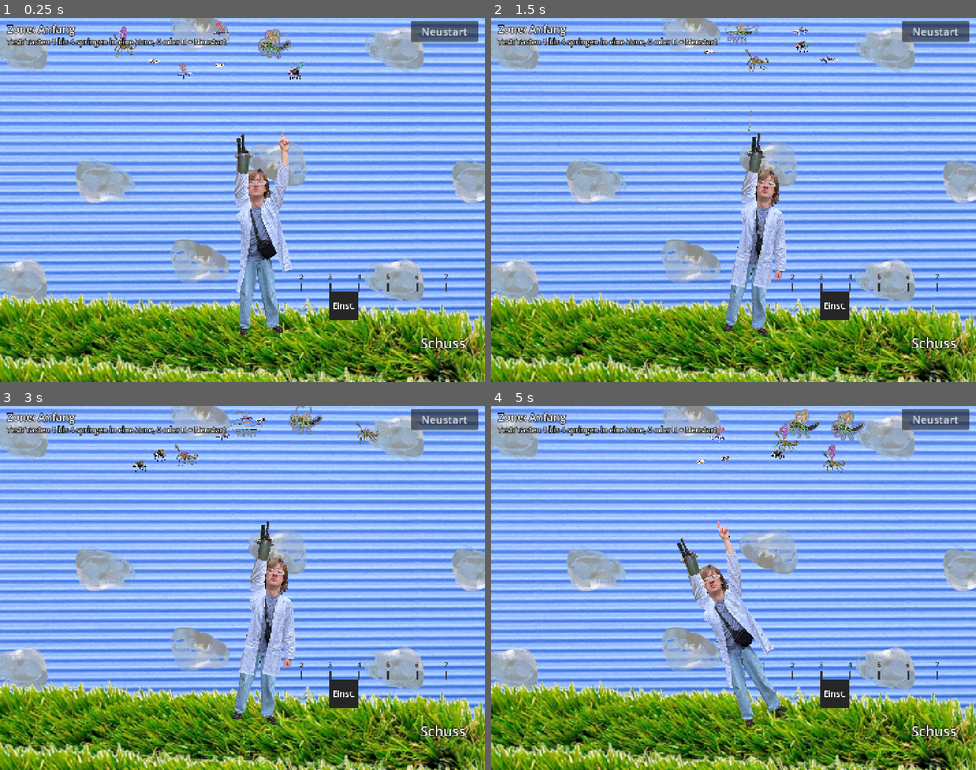
Above: before the commit, frames 1-4 (two rows, left to right).
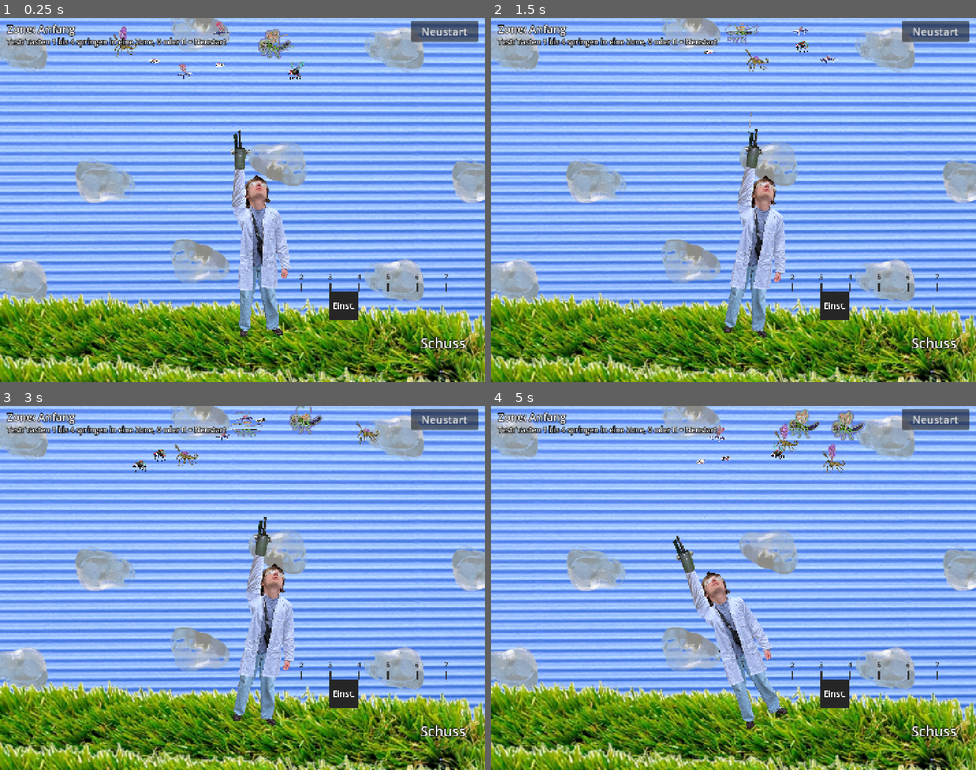
Above: after the commit, the same moments.

Repository: Philipp-Mallmann/fliegen-sind-aliens
Game: Godot game, scene res://szenen/spiel.tscn
Two runs of this game, one before a commit and one after it. Both use one fixed random seed, a clock stepped at 60 frames per second and the inputs below.
Inputs (mouse positions are in pixels of both pictures, inside the frame that each line leads up to):
- Up to frame 1 (0.25 s): no input
- Up to frame 2 (1.5 s): click "Neustart" at 0.5 s; tap Enter at 1.25 s; move the mouse to (840, 181) at 1.27 s; hold D (rechts) from 1.28 s (still down); tap R (neustart) at 1.35 s; click (840, 181) at 1.42 s
- Up to frame 3 (3 s): release D (rechts) at 2 s; drag from (145, 606) to (218, 660) at 2.02 s; move the mouse to (291, 507) at 2.77 s; hold D (rechts) from 2.78 s (still down); tap 0 at 2.85 s
- Up to frame 4 (5 s): release D (rechts) at 3.5 s; drag from (709, 660) to (588, 533) at 3.52 s; move the mouse to (879, 642) at 4.27 s; hold A (links) from 4.28 s (still down); tap R (neustart) at 4.35 s

The runs differ from the first frame. In frame 1, 2.8% of the frame differs, in the area x 47-63%, y 30-88%; in frame 2, 1.8%; in frame 3, 1.8%; in frame 4, 2.8%.

Commit message:
Warten nach 3 Sekunden ohne Eingabe, Koepfe aus Philipps Auswahl, Schulter geht in die Knie mit
Co-Authored-By: Claude Opus 5.5 <noreply@anthropic.com>

Diff:
--- /dev/null
+++ b/skripte/warten.gd
@@ -0,0 +1,56 @@
+extends Node
+
+# Tut der Spieler eine Weile nichts, wechselt der Forscher am Boden in die Warte-Animation.
+# Bewegt er die Maus, drueckt eine Taste oder tippt, steht der Forscher sofort wieder normal.
+
+# Der Koerper und der Kopf des Forschers. Beide spielen immer dieselbe Animation.
+@export var koerper: AnimatedSprite2D
+@export var gesicht: AnimatedSprite2D
+# Die Schulter mit dem Arm und der Kanone. Sie geht beim In-die-Knie-Gehen mit nach unten.
+@export var schulter: Node2D
+# Nach so vielen Sekunden ohne Eingabe beginnt das Warten.
+@export var wartezeit: float = 3.0
+# So viele Pixel tiefer liegt die Schulter im ersten Warte-Bild (in den Knien).
+@export var knie_tiefe: float = 231.9
+
+# Wie viele Sekunden schon keine Eingabe kam.
+var ruhig: float = 0.0
+# Wo die Schulter beim Stehen ist (y).
+var schulter_y: float = 0.0
+
+
+func _ready() -> void:
+	schulter_y = schulter.position.y
+	koerper.frame_changed.connect(schulter_setzen)
+
+
+func _process(delta: float) -> void:
+	# Nur am Boden vor dem ersten Fang. Danach haengt die Figur unter der Kanone und soll nicht warten.
+	if not get_parent().aktiv:
+		if koerper.animation != "stehen":
+			zeigen("stehen")
+		return
+	ruhig += delta
+	if ruhig >= wartezeit and koerper.animation != "warten":
+		zeigen("warten")
+
+
+# Godot ruft _input bei jeder Eingabe: Maus bewegt oder geklickt, Taste, Finger auf dem Bildschirm.
+func _input(_ereignis: InputEvent) -> void:
+	ruhig = 0.0
+	if koerper.animation != "stehen":
+		zeigen("stehen")
+
+
+func zeigen(animation: String) -> void:
+	koerper.play(animation)
+	gesicht.play(animation)
+	schulter_setzen()
+
+
+# Wird bei jedem Bildwechsel des Koerpers gerufen.
+func schulter_setzen() -> void:
+	if koerper.animation == "warten" and koerper.frame == 0:
+		schulter.position.y = schulter_y + knie_tiefe
+	else:
+		schulter.position.y = schulter_y
--- a/szenen/spiel.tscn
+++ b/szenen/spiel.tscn
@@ -44,6 +44,7 @@
 [ext_resource type="Texture2D" uid="uid://xjc3c4vfsqpk" path="res://assets/kanone/kanone-tonne.png" id="45_tonne"]
 [ext_resource type="Texture2D" uid="uid://dynmlffdcvspd" path="res://assets/forscher/aufstehen/aufprall.png" id="a1"]
 [ext_resource type="Texture2D" uid="uid://bbujjob3730uw" path="res://assets/forscher/aufstehen/kniend.png" id="a2"]
+[ext_resource type="PackedScene" path="res://szenen/forscher_arm.tscn" id="arm_foto"]
 [ext_resource type="Texture2D" uid="uid://kcreoknpmlx8" path="res://assets/kanone/drahtrolle-anim/drahtrolle-01.png" id="d1"]
 [ext_resource type="Texture2D" uid="uid://cvk6a0n448oky" path="res://assets/kanone/drahtrolle-anim/drahtrolle-02.png" id="d2"]
 [ext_resource type="Texture2D" uid="uid://c1rdl5r2aj2hl" path="res://assets/kanone/drahtrolle-anim/drahtrolle-03.png" id="d3"]
@@ -74,14 +75,18 @@
 [ext_resource type="Texture2D" uid="uid://cvniqq2dlygu1" path="res://assets/hintergrund/riffel/riffel-6-indigo.png" id="p06"]
 [ext_resource type="Texture2D" uid="uid://cjotxxjwgfwxf" path="res://assets/hintergrund/riffel/riffel-7-nachtblau.png" id="p07"]
 [ext_resource type="Texture2D" uid="uid://b51qj80smql6e" path="res://assets/hintergrund/riffel/riffel-8-fast-schwarz.png" id="p08"]
+[ext_resource type="Script" uid="uid://daqucobhg7atx" path="res://skripte/punktanzeige.gd" id="punkt_skript"]
+[ext_resource type="Texture2D" uid="uid://vich0dp2gwq1" path="res://assets/forscher/stehen/stehen-koerper-1.png" id="st_koerper1"]
+[ext_resource type="Texture2D" uid="uid://b5gee2pb4unov" path="res://assets/forscher/stehen/stehen-koerper-2.png" id="st_koerper2"]
+[ext_resource type="Texture2D" uid="uid://q60aw86xs1u" path="res://assets/forscher/stehen/stehen-kopf-1.png" id="st_kopf1"]
+[ext_resource type="Texture2D" uid="uid://b30ytlpue5ym6" path="res://assets/forscher/stehen/stehen-kopf-2.png" id="st_kopf2"]
 [ext_resource type="PackedScene" path="res://szenen/wolke_bewegt.tscn" id="w4"]
-[ext_resource type="PackedScene" path="res://szenen/forscher_arm.tscn" id="arm_foto"]
-[ext_resource type="Texture2D" path="res://assets/forscher/stehen/stehen-koerper-1.png" id="st_koerper1"]
-[ext_resource type="Texture2D" path="res://assets/forscher/stehen/stehen-koerper-2.png" id="st_koerper2"]
-[ext_resource type="Texture2D" path="res://assets/forscher/stehen/stehen-kopf-1.png" id="st_kopf1"]
-[ext_resource type="Texture2D" path="res://assets/forscher/stehen/stehen-kopf-2.png" id="st_kopf2"]
-[ext_resource type="Script" path="res://skripte/punktanzeige.gd" id="punkt_skript"]
 [ext_resource type="PackedScene" path="res://szenen/zahl.tscn" id="zahl_szene"]
+[ext_resource type="Texture2D" path="res://assets/forscher/stehen/warten-koerper-1.png" id="wa_koerper1"]
+[ext_resource type="Texture2D" path="res://assets/forscher/stehen/warten-koerper-2.png" id="wa_koerper2"]
+[ext_resource type="Texture2D" path="res://assets/forscher/stehen/warten-kopf-1.png" id="wa_kopf1"]
+[ext_resource type="Texture2D" path="res://assets/forscher/stehen/warten-kopf-2.png" id="wa_kopf2"]
+[ext_resource type="Script" path="res://skripte/warten.gd" id="warten_skript"]
 
 [sub_resource type="SpriteFrames" id="SpriteFrames_feuer"]
 animations = [{
@@ -150,13 +155,13 @@
 [sub_resource type="SpriteFrames" id="SpriteFrames_aufstehen"]
 animations = [{
 "frames": [{
-"duration": 2.0,
+"duration": 3.0,
 "texture": ExtResource("a1")
 }, {
 "duration": 1.0,
 "texture": ExtResource("a2")
 }],
-"loop": 0,
+"loop": 1,
 "name": &"aufstehen",
 "speed": 6.0
 }, {
@@ -184,6 +189,56 @@
 "speed": 12.0
 }]
 
+[sub_resource type="SpriteFrames" id="SpriteFrames_kopf"]
+animations = [{
+"frames": [{
+"duration": 2.0,
+"texture": ExtResource("st_kopf1")
+}, {
+"duration": 1.0,
+"texture": ExtResource("st_kopf2")
+}],
+"loop": true,
+"name": &"stehen",
+"speed": 3.0
+}, {
+"frames": [{
+"duration": 2.0,
+"texture": ExtResource("wa_kopf1")
+}, {
+"duration": 1.0,
+"texture": ExtResource("wa_kopf2")
+}],
+"loop": true,
+"name": &"warten",
+"speed": 3.0
+}]
+
+[sub_resource type="SpriteFrames" id="SpriteFrames_koerper"]
+animations = [{
+"frames": [{
+"duration": 2.0,
+"texture": ExtResource("st_koerper1")
+}, {
+"duration": 1.0,
+"texture": ExtResource("st_koerper2")
+}],
+"loop": true,
+"name": &"stehen",
+"speed": 3.0
+}, {
+"frames": [{
+"duration": 2.0,
+"texture": ExtResource("wa_koerper1")
+}, {
+"duration": 1.0,
+"texture": ExtResource("wa_koerper2")
+}],
+"loop": true,
+"name": &"warten",
+"speed": 3.0
+}]
+
 [sub_resource type="Gradient" id="Gradient_taste"]
 colors = PackedColorArray(1, 1, 1, 0.35, 1, 1, 1, 0.35)
 
@@ -191,34 +246,6 @@
 gradient = SubResource("Gradient_taste")
 width = 200
 height = 200
-
-[sub_resource type="SpriteFrames" id="SpriteFrames_koerper"]
-animations = [{
-"frames": [{
-"duration": 1.0,
-"texture": ExtResource("st_koerper1")
-}, {
-"duration": 1.0,
-"texture": ExtResource("st_koerper2")
-}],
-"loop": true,
-"name": &"stehen",
-"speed": 6.0
-}]
-
-[sub_resource type="SpriteFrames" id="SpriteFrames_kopf"]
-animations = [{
-"frames": [{
-"duration": 1.0,
-"texture": ExtResource("st_kopf1")
-}, {
-"duration": 1.0,
-"texture": ExtResource("st_kopf2")
-}],
-"loop": true,
-"name": &"stehen",
-"speed": 6.0
-}]
 
 [node name="Spiel" type="Node2D" unique_id=218368046]
 script = ExtResource("5_spiel")
@@ -481,10 +508,11 @@
 position = Vector2(0, -230.7)
 
 [node name="Aufstehen" type="AnimatedSprite2D" parent="Kanone" unique_id=1527670631]
-position = Vector2(-130, 1115)
-scale = Vector2(0.9351437, 0.93514365)
+position = Vector2(18.999992, 1170)
+scale = Vector2(0.8322026, 0.840139)
 sprite_frames = SubResource("SpriteFrames_aufstehen")
 animation = &"aufstehen"
+frame_progress = 0.94876117
 
 [node name="RechteHand" type="ColorRect" parent="Kanone" unique_id=2088670462]
 offset_left = 560.0
@@ -576,27 +604,33 @@
 offset_bottom = -858.0
 color = Color(0.7, 0.7, 0.7, 1)
 
-[node name="Gesicht" type="AnimatedSprite2D" parent="Kanone/Figur"]
-position = Vector2(-274.4, -1108.2)
+[node name="Gesicht" type="AnimatedSprite2D" parent="Kanone/Figur" unique_id=861410405]
+position = Vector2(-287.5, -1094.2)
 scale = Vector2(0.935, 0.935)
 sprite_frames = SubResource("SpriteFrames_kopf")
 animation = &"stehen"
 autoplay = "stehen"
 centered = false
 
-[node name="Koerper" type="AnimatedSprite2D" parent="Kanone/Figur"]
-position = Vector2(-274.4, -1108.2)
+[node name="Koerper" type="AnimatedSprite2D" parent="Kanone/Figur" unique_id=667957148]
+position = Vector2(-287.5, -1094.2)
 scale = Vector2(0.935, 0.935)
 sprite_frames = SubResource("SpriteFrames_koerper")
 animation = &"stehen"
 autoplay = "stehen"
 centered = false
 
+[node name="Warten" type="Node" parent="Kanone/Figur" node_paths=PackedStringArray("koerper", "gesicht", "schulter")]
+script = ExtResource("warten_skript")
+koerper = NodePath("../Koerper")
+gesicht = NodePath("../Gesicht")
+schulter = NodePath("../Schulter")
+
 [node name="Schulterpunkt" type="Marker2D" parent="Kanone/Figur" unique_id=472194480]
-position = Vector2(-123.9, -540.6)
+position = Vector2(-123.9, -526.6)
 
 [node name="Schulter" type="Node2D" parent="Kanone/Figur" unique_id=542994082]
-position = Vector2(-123.9, -540.6)
+position = Vector2(-123.9, -526.6)
 
 [node name="Armbild" type="Node2D" parent="Kanone/Figur/Schulter" unique_id=486998110]
 
@@ -617,10 +651,11 @@
 offset_bottom = -395.0
 color = Color(0.6, 0.6, 0.6, 1)
 
-[node name="ForscherArm" parent="Kanone/Figur/Schulter/Armbild" instance=ExtResource("arm_foto")]
+[node name="ForscherArm" parent="Kanone/Figur/Schulter/Armbild" unique_id=1769562574 instance=ExtResource("arm_foto")]
+position = Vector2(-18.099998, 47.599976)
 
 [node name="Bild" type="Sprite2D" parent="Kanone/Figur/Schulter/Armbild" unique_id=1591095807]
-position = Vector2(-0.3, -403.9)
+position = Vector2(-23.099998, -445.40005)
 scale = Vector2(0.21, 0.21)
 texture = ExtResource("43_kanone")
 
@@ -888,7 +923,7 @@
 zone = NodePath("../Zonen/Scheue")
 stichstelle = NodePath("../Kanone/RechteHand/Stichstelle")
 
-[node name="Punktanzeige" type="CanvasLayer" parent="." node_paths=PackedStringArray("spiel") groups=["punktanzeige"]]
+[node name="Punktanzeige" type="CanvasLayer" parent="." unique_id=834256822 node_paths=PackedStringArray("spiel") groups=["punktanzeige"]]
 layer = 3
 script = ExtResource("punkt_skript")
 zahl_szene = ExtResource("zahl_szene")
Binary file changed: assets/forscher/stehen/stehen-koerper-1.png
Not shown, changed: assets/forscher/stehen/stehen-koerper-1.png.import
Binary file changed: assets/forscher/stehen/stehen-koerper-2.png
Not shown, changed: assets/forscher/stehen/stehen-koerper-2.png.import
Binary file changed: assets/forscher/stehen/stehen-kopf-1.png
Not shown, changed: assets/forscher/stehen/stehen-kopf-1.png.import
Binary file changed: assets/forscher/stehen/stehen-kopf-2.png
Not shown, changed: assets/forscher/stehen/stehen-kopf-2.png.import
Binary file added: assets/forscher/stehen/warten-koerper-1.png
Not shown, added: assets/forscher/stehen/warten-koerper-1.png.import
Binary file added: assets/forscher/stehen/warten-koerper-2.png
Not shown, added: assets/forscher/stehen/warten-koerper-2.png.import
(and 6 more such lines)
